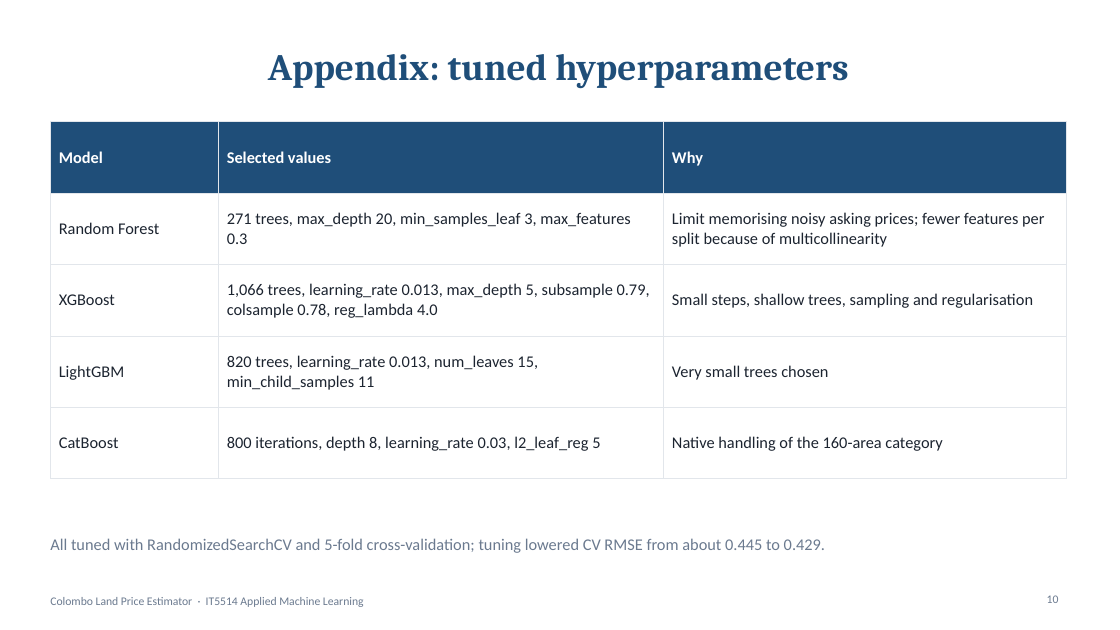
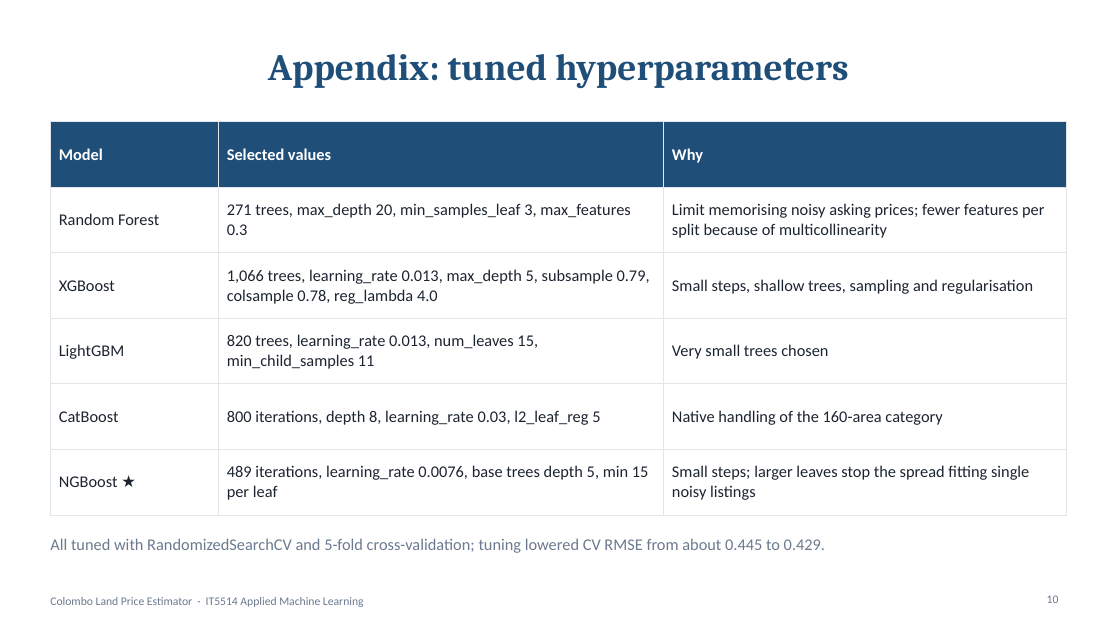
Before and after one commit to amalr-12/colombo-land-price-ml, a slide deck: slide 10 of Presentation.pptx. Drawn at 1120x630 pixels with LibreOffice and Linux fonts; fonts in the diff are those of the drawing. Boxes give left, top, right and bottom in pixels: in the first picture for what was removed or moved away, otherwise in the second. Text is boxed around its words. In the diff, an @@ line names an element or a change of style, - is before the commit and + after.

Commit message:
Add NGBoost as the new (untaught) algorithm with 80% price ranges; correct CatBoost as a taught model
New 05_ngboost.ipynb (tuning, calibration, SHAP), price range in the app, NGBoost in the retraining pipeline and quality gate, 17 tests, report/slides/scripts updated. pandas pinned to 2.3.3 because NGBoost's dependency lifelines needs pandas < 3.

```diff
--- a/Presentation.pptx
+++ b/Presentation.pptx
@@ table at box(50, 122, 1067, 504) @@
+row 6: NGBoost ★ | 489 iterations, learning_rate 0.0076, base trees depth 5, min 15 per leaf | Small steps; larger leaves stop the spread fitting single noisy listings
```
Also in this commit, not shown: 3 other slides changed, 23 other files.
